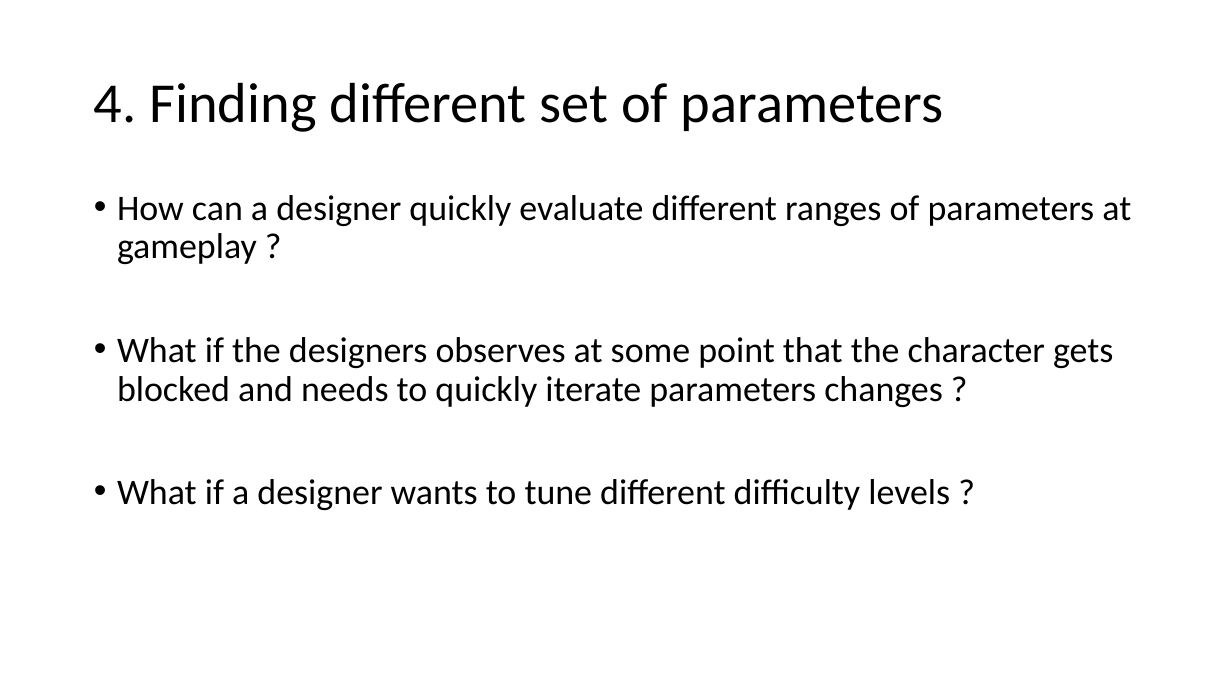
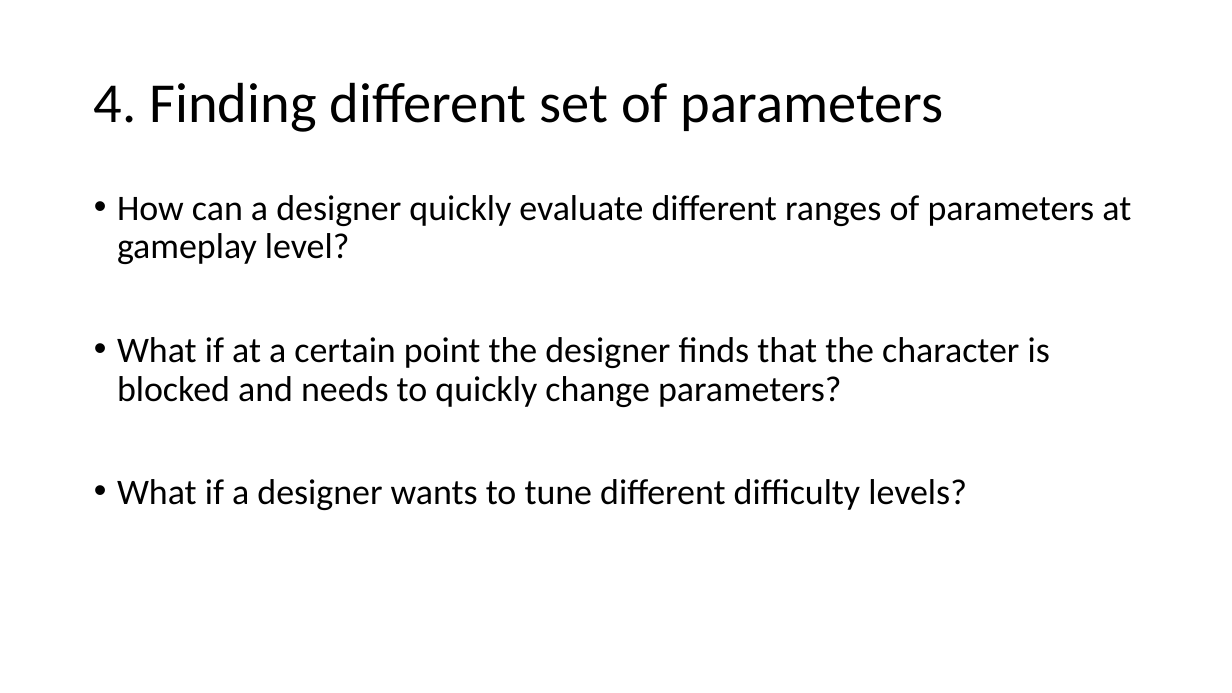
Before and after one commit to AGAPIA/BlueprintsTestingLibrary, a slide deck: slide 8 of Documentation/Presentation.pptx. Drawn at 1232x693 pixels with LibreOffice and Linux fonts; fonts in the diff are those of the drawing. Boxes give left, top, right and bottom in pixels: in the first picture for what was removed or moved away, otherwise in the second. Text is boxed around its words. In the diff, an @@ line names an element or a change of style, - is before the commit and + after.

```diff
--- a/Documentation/Presentation.pptx
+++ b/Documentation/Presentation.pptx
@@ text at [117, 195, 1131, 510]: text changed @@
-• How can a designer quickly evaluate different ranges of parameters at gameplay ?
-• What if the designers observes at some point that the character gets blocked and needs to quickly iterate parameters changes ?
-• What if a designer wants to tune different difficulty levels ?
+• How can a designer quickly evaluate different ranges of parameters at gameplay level?
+• What if at a certain point the designer finds that the character is blocked and needs to quickly change parameters?
+• What if a designer wants to tune different difficulty levels?
```
Also in this commit, not shown: 9 other slides changed, 1 slide added.
